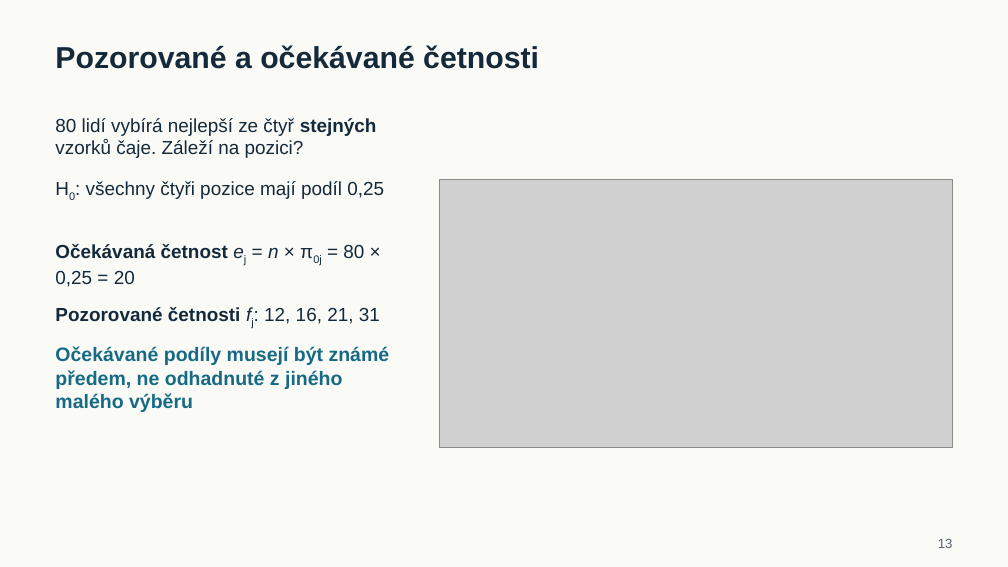
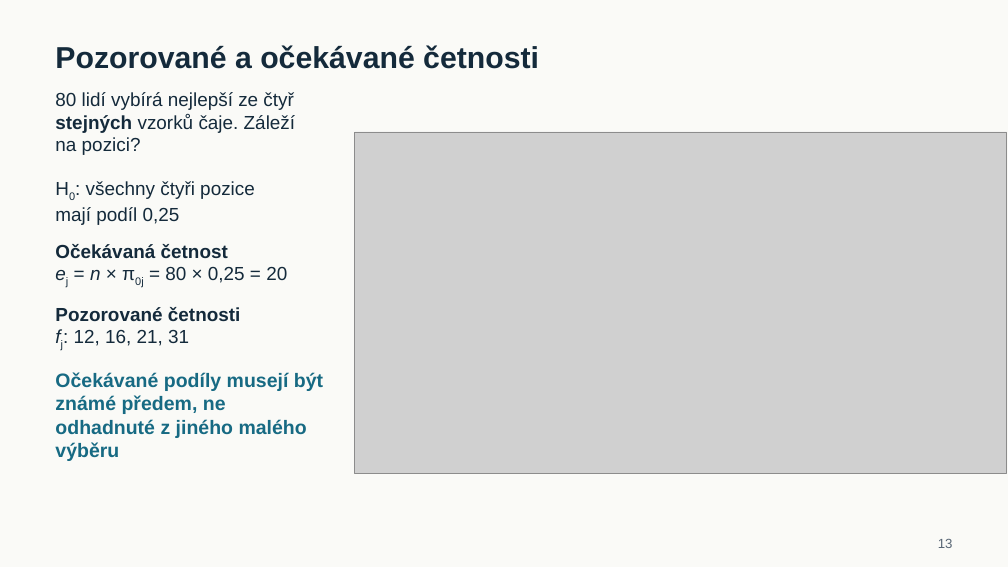
Before and after one commit to reckak/statistics-for-psychology, a slide deck: slide 13 of presentations/kapitola_09/kapitola_09_podily_a_kategorialni_data.pptx. Drawn at 1008x567 pixels with LibreOffice and Linux fonts; fonts in the diff are those of the drawing; grey boxes stand for pictures. Boxes give left, top, right and bottom in pixels: in the first picture for what was removed or moved away, otherwise in the second. Text is boxed around its words. In the diff, an @@ line names an element or a change of style, - is before the commit and + after.

```diff
--- a/presentations/kapitola_09/kapitola_09_podily_a_kategorialni_data.pptx
+++ b/presentations/kapitola_09/kapitola_09_podily_a_kategorialni_data.pptx
@@ text "80 lidí vybírá nejlepší ze ..." rewrapped from [55,118,377,158] to [55,92,295,155] @@
@@ picture: place and size @@
-picture at [440,179,952,447]
+picture at [354,132,1006,473]
@@ 3 texts: place and size @@
-3 texts at [55,181,384,324]
+3 texts at [55,181,287,346]
@@ text "Očekávané podíly musejí být známé ..." rewrapped from [55,346,390,412] to [55,372,323,461] @@
```
Also in this commit, not shown: 10 other slides changed, 8 other files.
